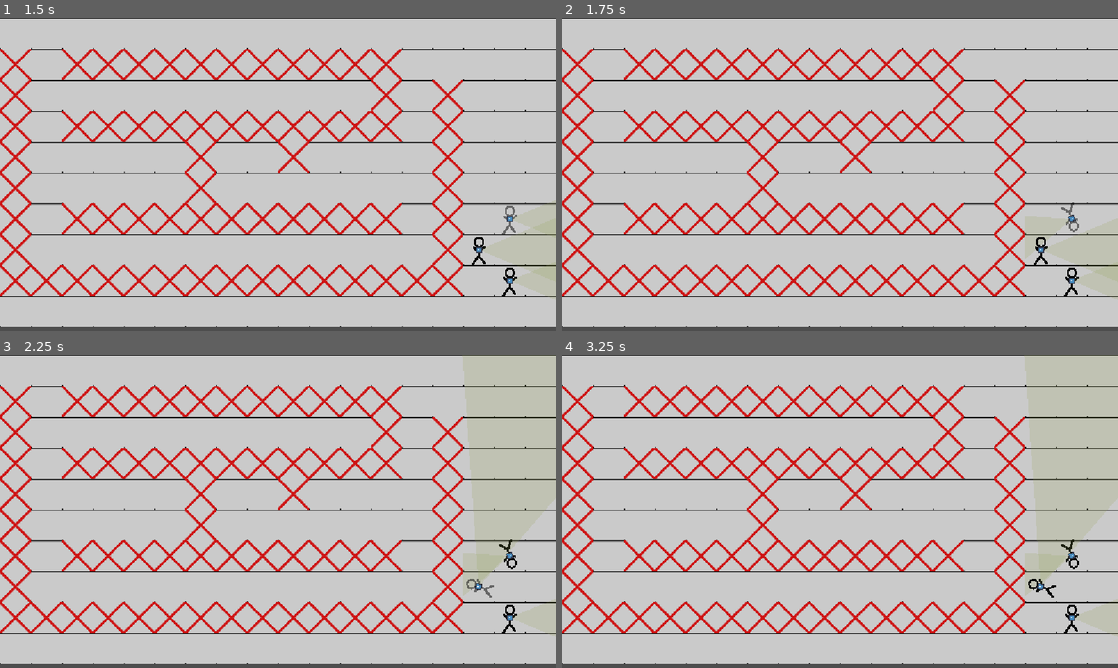
Above: before the commit, frames 1-4 (two rows, left to right).
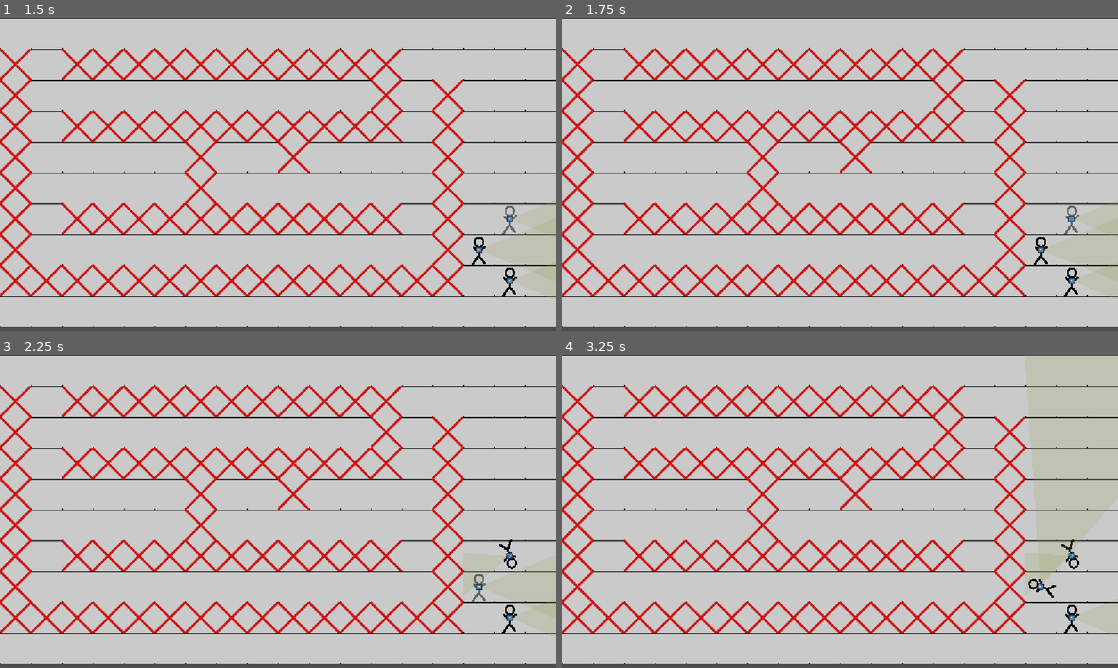
Above: after the commit, the same moments.

Repository: NevenIlincic/Tactical_Move
Game: Godot game, scene res://Scenes/Test_Scene.tscn
The game is run twice, just before and just after one commit, with the same random seed, the same clock (stepped at 60 frames per second) and the same inputs. The engine's default icon, where the game draws it, is replaced by a stand-in: a white triangle on a blue panel in a dark square.
Inputs (mouse positions are in pixels of both pictures, inside the frame that each line leads up to):
- Up to frame 1 (1.5 s): tap Enter at 0.5 s; move the mouse to (511, 280) at 0.52 s; press the mouse at (511, 280) at 0.53 s; tap Space (move_confirm) at 0.8, 1.35 s; tap Q (reset_path) at 1.25 s; move the mouse to (511, 218) at 1.27 s; release the mouse at (511, 218) at 1.28 s; click (511, 218) at 1.42 s
- Up to frame 2 (1.75 s): right-click (1073, 218) at 1.55 s
- Up to frame 3 (2.25 s): tap Space (move_confirm) at 2 s; move the mouse to (478, 586) at 2.02 s; press the mouse at (478, 586) at 2.03 s; right-click (478, 586) at 2.1 s
- Up to frame 4 (3.25 s): tap Q (reset_path) at 2.75 s; move the mouse to (812, 574) at 2.77 s; release the mouse at (812, 574) at 2.78 s; click (812, 574) at 2.85 s; tap Space (move_confirm) at 3.05 s

Frame 1 is identical in both runs. In frame 2, 0.1% of the frame differs, in the area x 83-100%, y 58-70%; in frame 3, 0.4%, in the area x 83-100%, y 0-80%; in frame 4, less than 0.1%.

Commit message:
[ADD] Player movement line path

Diff:
--- a/Scenes/Player/Player.tscn
+++ b/Scenes/Player/Player.tscn
@@ -4,12 +4,17 @@
 [ext_resource type="Texture2D" uid="uid://c442lp23townj" path="res://Sprites/Player/player.png" id="1_s0eop"]
 [ext_resource type="Script" uid="uid://jnl8fjr17re8" path="res://Scenes/Player/vision.gd" id="3_h54ih"]
 [ext_resource type="Texture2D" uid="uid://cp3f8t70d5twp" path="res://icon.svg" id="4_ude3g"]
+[ext_resource type="Texture2D" uid="uid://uwcsyrtrt75l" path="res://Sprites/Path_Line/New Piskel-1.png - 2026-08-04T161338.290.png" id="5_jmcll"]
 
 [sub_resource type="RectangleShape2D" id="RectangleShape2D_06txj"]
 size = Vector2(60, 60)
 
 [node name="Player" type="Node2D" unique_id=1108589071 groups=["Player"]]
 script = ExtResource("1_ft8w5")
+
+[node name="Player_Path_Line" type="Line2D" parent="." unique_id=2110637716]
+show_behind_parent = true
+top_level = true
 
 [node name="Player_Sprite" type="Sprite2D" parent="." unique_id=1716240992]
 texture_filter = 1
@@ -32,4 +37,12 @@
 scale = Vector2(0.1, 0.1)
 texture = ExtResource("4_ude3g")
 
+[node name="Player_Look_At_Line" type="Line2D" parent="." unique_id=1956234443]
+show_behind_parent = true
+top_level = true
+texture_repeat = 2
+width = 5.0
+texture = ExtResource("5_jmcll")
+texture_mode = 1
+
 [connection signal="input_event" from="Selection_Area" to="." method="_on_selection_area_input_event"]
--- a/Scenes/test_scene.gd
+++ b/Scenes/test_scene.gd
@@ -19,8 +19,6 @@
 		if player is Player:
 			var starting_tile: Vector2i = tile_map.local_to_map(tile_map.to_local(player.global_position))
 			player.starting_tile = starting_tile
-			player.player_path.append(starting_tile)
-			list_occupied_tiles.append(starting_tile)
 			players.append(player)
 
 	setup_grid()
@@ -77,8 +75,8 @@
 		if tile_data.get_custom_data("solid"):
 			grid.set_point_solid(cell, true)
 
-	for tile in list_occupied_tiles:
-		grid.set_point_solid(tile, true)
+	#for tile in list_occupied_tiles:
+		#grid.set_point_solid(tile, true)
 
 
 @onready var path_line: Line2D = $Path_Line
@@ -89,19 +87,10 @@
 func _unhandled_input(event: InputEvent) -> void:
 	current_state._unhandled_input(event)
 
-func draw_path(selected_player: Player = null) -> void:
-	if selected_player:
-		var points: PackedVector2Array = []
-		var drawed_steps: int = -1
-		for tile in selected_player.player_path:
-			if drawed_steps < selected_player.num_available_steps:
-				drawed_steps += 1
-				points.append(tile_map.map_to_local(tile))
-		path_line.points = points
-		if selected_player:
-			selected_player.num_steps_to_do = len(path_line.points) - 1
-	else:
-		path_line.points = []
+func add_point_to_path(point: Vector2) -> void:
+	path_line.add_point(point)
+func reset_path():
+	path_line.points = []
 
 func free_tile(tile: Vector2i):
 	grid.set_point_solid(tile, false)
--- a/Scripts/Player/player.gd
+++ b/Scripts/Player/player.gd
@@ -6,13 +6,16 @@
 var is_moving: bool = false
 var is_selected: bool = false
 
-var player_path: Array[Vector2i]
+var player_path: Array[Vector2]
 @onready var player_sprite: Sprite2D = $Player_Sprite
+@onready var player_path_line: Line2D = $Player_Path_Line
+@onready var player_look_at_line: Line2D = $Player_Look_At_Line
 
 
 ##PLAYER MOVES
 var num_available_steps: int = 50
 var num_steps_to_do: int = 0
+const SPEED: float = 250
 var is_enemy_spotted: bool = false
 @onready var look_at_position_sprite: Sprite2D = $Look_At_Position_Sprite
 
@@ -23,15 +26,26 @@
 
 var rays: Array[RayCast2D] = []
 var point_to_look
-var facing_angle := 0 # radians, 0 = facing right
+
 
 func _ready() -> void:
+	player_path.append(global_position)
+	player_path_line.add_point(global_position)
+	player_look_at_line.add_point(global_position)
 	Signals.move_player.connect(move)
 	vision_polygon.setup_vision_rays()
 
 func _physics_process(delta: float) -> void:
 	vision_polygon.update_vision()
 	set_player_looking_at()
+	if is_moving and player_path_line.get_point_count() > 1:
+		player_path_line.set_point_position(0, global_position)
+		var next_point = player_path_line.get_point_position(1)
+		if global_position.distance_to(next_point) < 10.0:
+			player_path_line.remove_point(0)
+
+	if is_moving and player_look_at_line.get_point_count() > 1:
+		player_look_at_line.set_point_position(0, global_position)
 
 func set_player_looking_at():
 	if is_moving and point_to_look:
@@ -46,6 +60,10 @@
 		look_at_position_sprite.visible = false
 		return
 	look_at_position_sprite.global_position = point_to_look
+	if player_look_at_line.get_point_count() == 1:
+		player_look_at_line.add_point(point_to_look)
+	else:
+		player_look_at_line.set_point_position(1, point_to_look)
 
 func check_is_point_to_look_vector() -> bool:
 	if point_to_look:
@@ -53,7 +71,7 @@
 			return true
 		return false
 	return false
-func set_player_path(new_path: Array[Vector2i]):
+func set_player_path(new_path: Array[Vector2]):
 	player_path = new_path
 
 func do_initial_player_rotation(tween: Tween):
@@ -65,24 +83,31 @@
 			func(weight: float): rotation = lerp_angle(start_angle, target_angle, weight),
 			0.0, 1.0, 0.15
 		)
-func do_movement(tween: Tween, tile_map: TileMapLayer):
-	for tile in player_path:
-		var world_position = tile_map.map_to_local(tile)
-		tween.tween_property(self, "global_position", world_position, 0.2)
+func do_movement(tween: Tween):
+	var current_position = global_position
+
+	for target_position in player_path:
+		var distance = current_position.distance_to(target_position)
+		var duration = distance / SPEED
+		tween.tween_property(self, "global_position", target_position, duration)
+
+
+		current_position = target_position
 
 func move(tile_map: TileMapLayer):
 	is_moving = true
-	num_available_steps -= num_steps_to_do
+	#num_available_steps -= num_steps_to_do
 	var tween: Tween = create_tween()
 	do_initial_player_rotation(tween)
-	do_movement(tween, tile_map)
+	do_movement(tween)
 	await tween.finished
 
 	is_moving = false
 	player_path.clear()
 	point_to_look = null
 	starting_tile = tile_map.local_to_map(tile_map.to_local(self.global_position))
-	player_path.append(starting_tile)
+	#player_path.append(starting_tile)
+	player_path.append(global_position)
 
 func check_has_player_finished_move():
 	if not is_moving:
@@ -96,3 +121,26 @@
 			Signals.set_selected_player.emit(self)
 		else:
 			Signals.deselect_player.emit()
+
+##PATH_LINE
+func add_point_to_path(point: Vector2) -> void:
+	var line_length: float = get_line_length(player_path_line)
+	var new_line_length: float = line_length + point.distance_to(player_path_line.points[-1])
+	print(new_line_length)
+	if new_line_length < 1000:
+		player_path_line.add_point(point)
+		player_path.append(point)
+
+
+func reset_path():
+	player_path_line.points = player_path_line.points.slice(0,1)
+
+func get_line_length(line: Line2D) -> float:
+	var total_length: float = 0.0
+	var points = line.points
+
+	# Prolazimo kroz sve tačke i sabiramo rastojanja između svake dve susedne
+	for i in range(points.size() - 1):
+		total_length += points[i].distance_to(points[i + 1])
+
+	return total_length
--- a/Scripts/State/player_move_set_state.gd
+++ b/Scripts/State/player_move_set_state.gd
@@ -2,7 +2,7 @@
 
 #Data variables
 var level: Level
-var alive_players: Array[Player]
+var alive_players: Dictionary
 
 #Other variables
 var is_drawing: bool = false
@@ -13,10 +13,11 @@
 
 func _init(data: Array):
 	level = data[0]
-	alive_players = data[1]
+	for player: Player in data[1]:
+		alive_players[player] = player.player_path
 	player_selection_manager = PlayerSelectionManager.new()
 	connect_to_singals()
-	fill_occupied_target_tiles_dict()
+	#fill_occupied_target_tiles_dict()
 
 func _unhandled_input(event: InputEvent):
 	var selected_player = player_selection_manager.selected_player
@@ -25,10 +26,10 @@
 	if Input.is_action_just_pressed("move_confirm"):
 		if player_selection_manager.selected_player:
 			player_selection_manager.deselect_player()
-		if check_is_plauers_moving_possible():
+		if check_is_players_moving_possible():
 			Signals.move_player.emit(level.tile_map)
-		else:
-			print(occupied_target_tiles)
+		#else:
+			#print(occupied_target_tiles)
 
 	if Input.is_action_pressed("drawing"):
 		if selected_player:
@@ -41,19 +42,18 @@
 		#selected_player.look_at(level.get_global_mouse_position())
 		selected_player.set_point_to_look(level.get_global_mouse_position())
 	if Input.is_action_just_pressed("reset_path") and selected_player:
-		if len(selected_player.player_path) > 1:
-			level.free_tile(selected_player.player_path[-1])
-			_erase_from_occupated_tiles_dict(selected_player.player_path[-1], selected_player)
-			selected_player.player_path = selected_player.player_path.slice(0, 1)
-		level.draw_path()
+			#_erase_from_occupated_tiles_dict(selected_player.player_path[-1], selected_player)
+		selected_player.player_path = selected_player.player_path.slice(0, 1)
+		selected_player.reset_path()
 
 func connect_to_singals():
 	player_selection_manager.player_selection_changed.connect(_on_player_selection_changed)
 	player_selection_manager.player_deselected.connect(_on_deselect_player)
 func _on_deselect_player(deselected_player: Player):
-	var target_tile = deselected_player.player_path[-1]
-	_add_to_occupated_tiles_dict(target_tile, deselected_player)
-	level.draw_path()
+	pass
+	#var target_tile = deselected_player.player_path[-1]
+	#_add_to_occupated_tiles_dict(target_tile, deselected_player)
+	#level.draw_path()
 
 
 
@@ -66,53 +66,65 @@
 		if is_drawing:
 			var mouse_pos = level.tile_map.get_local_mouse_position()
 			var target_tile = level.tile_map.local_to_map(mouse_pos)
-
+			#
 			if not level.check_is_tile_in_boundsv(target_tile) or level.check_is_tile_solid(target_tile):
 				return
+			var last_mouse_pos: Vector2 = player_selection_manager.selected_player.player_path[-1]
+			if abs(last_mouse_pos.distance_to(mouse_pos)) > 10.0:
+				if not is_path_blocked(last_mouse_pos, mouse_pos):
+					var mouse_global_position: Vector2 = level.get_global_mouse_position()
+					player_selection_manager.selected_player.add_point_to_path(mouse_global_position)
+					#level.add_point_to_path(level.get_global_mouse_position())
+			#if player_selection_manager.selected_player.player_path.size() >= 2 and target_tile == player_selection_manager.selected_player.player_path[-2]:
+				#player_selection_manager.selected_player.player_path.remove_at(player_selection_manager.selected_player.player_path.size() - 1)
+			#elif is_adjacent(player_selection_manager.selected_player.player_path[-1], target_tile) and player_selection_manager.selected_player.num_available_steps >= len(player_selection_manager.selected_player.player_path):
+				#player_selection_manager.selected_player.player_path.append(target_tile)
+			#level.draw_path(player_selection_manager.selected_player)
 
-			if player_selection_manager.selected_player.player_path.size() >= 2 and target_tile == player_selection_manager.selected_player.player_path[-2]:
-				player_selection_manager.selected_player.player_path.remove_at(player_selection_manager.selected_player.player_path.size() - 1)
-			elif is_adjacent(player_selection_manager.selected_player.player_path[-1], target_tile) and player_selection_manager.selected_player.num_available_steps >= len(player_selection_manager.selected_player.player_path):
-				player_selection_manager.selected_player.player_path.append(target_tile)
+	#for player in alive_players:
+		#level.draw_path(alive_players[player])
 
-		level.draw_path(player_selection_manager.selected_player)
+func is_path_blocked(from: Vector2, to: Vector2) -> bool:
+	var space_state = level.get_world_2d().direct_space_state
+	var query = PhysicsRayQueryParameters2D.create(from, to)
+	# query.collision_mask = 2
+	var result = space_state.intersect_ray(query)
+	if not result.is_empty():
+		return true
+
+	return false
 
 func _on_player_selection_changed(previous_selected_player: Player, new_selected_player: Player):
-	level.free_tile(new_selected_player.starting_tile)
-	level.free_tile(new_selected_player.player_path[-1])
-	_erase_from_occupated_tiles_dict(new_selected_player.starting_tile, new_selected_player)
-	_erase_from_occupated_tiles_dict(new_selected_player.player_path[-1], new_selected_player)
-	#if not players_cause_collision.has(new_selected_player):
-		#occupied_target_tiles.erase(new_selected_player.player_path[-1])
-	#if previous_selected_player:
-		#if len(previous_selected_player.player_path) > 1:
-			#level.occupy_tile(previous_selected_player.player_path[-1])
-			#level.free_tile(previous_selected_player.starting_tile)
+	pass
+	#level.free_tile(new_selected_player.starting_tile)
+	#level.free_tile(new_selected_player.player_path[-1])
+	#_erase_from_occupated_tiles_dict(new_selected_player.starting_tile, new_selected_player)
+	#_erase_from_occupated_tiles_dict(new_selected_player.player_path[-1], new_selected_player)
 
-func _add_to_occupated_tiles_dict(tile: Vector2i, player: Player):
-	if not occupied_target_tiles.has(tile):
-		var new_dict: Dictionary = {player: true}
-		occupied_target_tiles[tile] = new_dict
-	else:
-		var existing_tile_dict: Dictionary = occupied_target_tiles[tile]
-		existing_tile_dict[player] = true
-		occupied_target_tiles[tile] = existing_tile_dict
+#func _add_to_occupated_tiles_dict(tile: Vector2i, player: Player):
+	#if not occupied_target_tiles.has(tile):
+		#var new_dict: Dictionary = {player: true}
+		#occupied_target_tiles[tile] = new_dict
+	#else:
+		#var existing_tile_dict: Dictionary = occupied_target_tiles[tile]
+		#existing_tile_dict[player] = true
+		#occupied_target_tiles[tile] = existing_tile_dict
 
-func _erase_from_occupated_tiles_dict(tile: Vector2i, player: Player):
-	if not occupied_target_tiles.has(tile):
-		return
-	var tile_dict: Dictionary = occupied_target_tiles[tile]
-	tile_dict.erase(player)
-	if tile_dict.is_empty():
-		occupied_target_tiles.erase(tile)
-	else:
-		occupied_target_tiles[tile] = tile_dict
+#func _erase_from_occupated_tiles_dict(tile: Vector2i, player: Player):
+	#if not occupied_target_tiles.has(tile):
+		#return
+	#var tile_dict: Dictionary = occupied_target_tiles[tile]
+	#tile_dict.erase(player)
+	#if tile_dict.is_empty():
+		#occupied_target_tiles.erase(tile)
+	#else:
+		#occupied_target_tiles[tile] = tile_dict
 
-func fill_occupied_target_tiles_dict():
-	for player in alive_players:
-		occupied_target_tiles[player.starting_tile] = {player: true}
+#func fill_occupied_target_tiles_dict():
+	#for player in alive_players:
+		#occupied_target_tiles[player.starting_tile] = {player: true}
 
-func check_is_plauers_moving_possible() -> bool:
+func check_is_players_moving_possible() -> bool:
 	for target_tile_dict: Dictionary in occupied_target_tiles.values():
 		if len(target_tile_dict) > 1:
 			return false
Binary file added: Sprites/Path_Line/New Piskel-1.png - 2026-08-04T161338.290.png
Not shown, added: Sprites/Path_Line/New Piskel-1.png - 2026-08-04T161338.290.png.import
Not shown, added: Scenes/Test_Scene.tscn7529362781.tmp
Not shown, added: Scenes/Test_Scene.tscn9352511106.tmp
Not shown, added: Scenes/Test_Scene.tscn9373223807.tmp
Not shown, added: Scenes/Test_Scene.tscn9376998032.tmp
